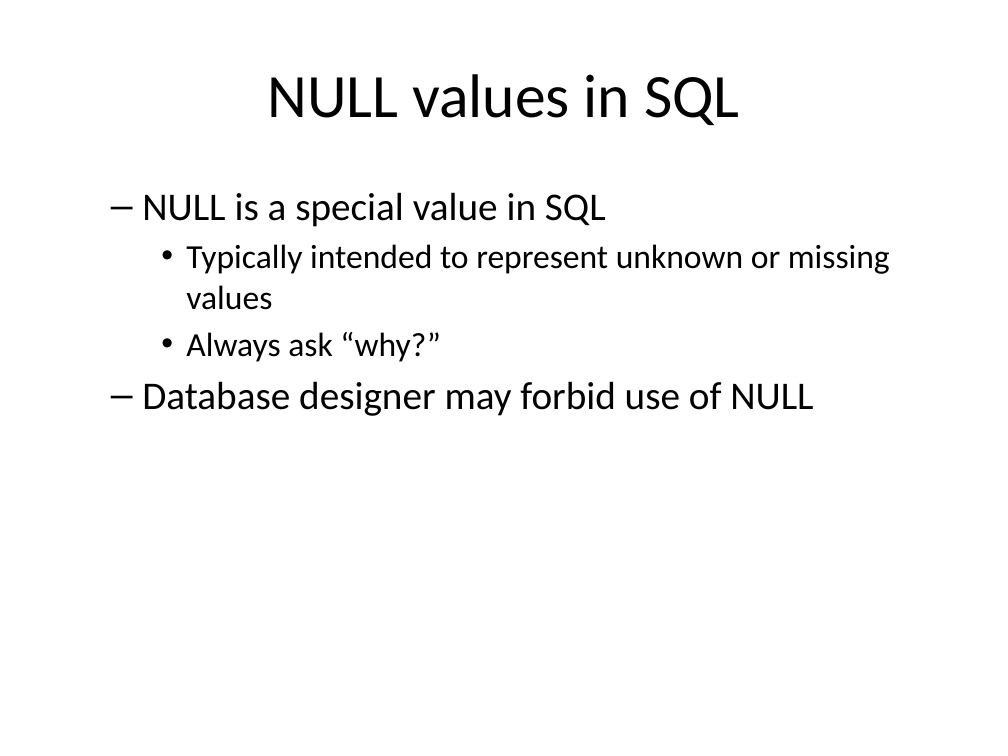
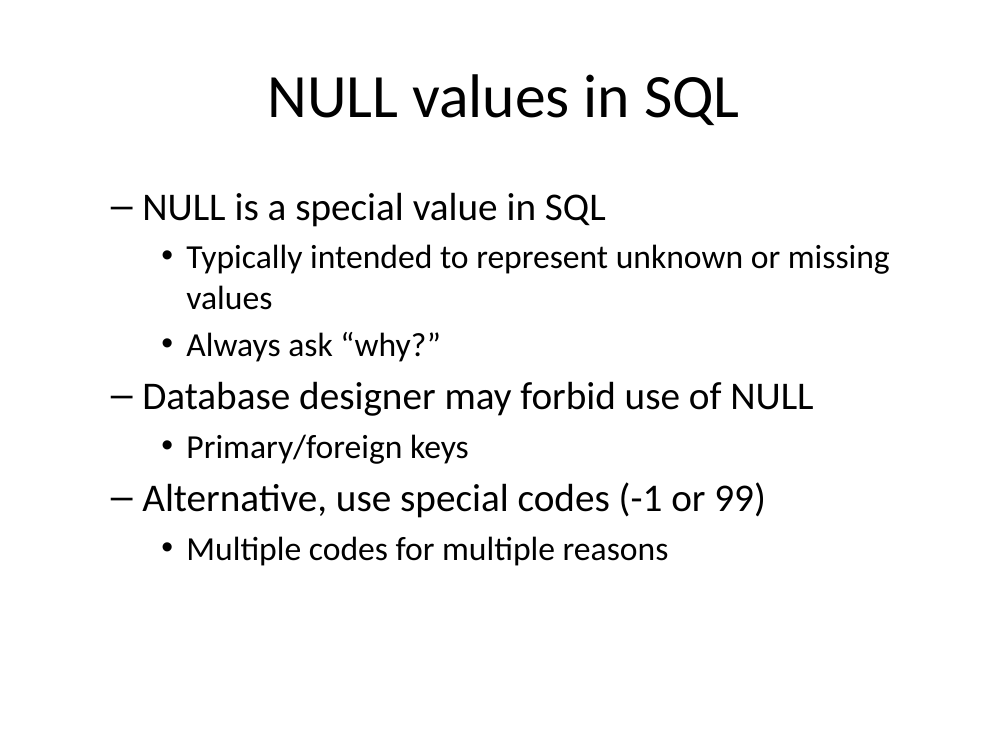
Before and after one commit to pmean/introduction-to-sql, a slide deck: slide 2 of src/null-values.pptx. Drawn at 1008x756 pixels with LibreOffice and Linux fonts; fonts in the diff are those of the drawing. Boxes give left, top, right and bottom in pixels: in the first picture for what was removed or moved away, otherwise in the second. Text is boxed around its words. In the diff, an @@ line names an element or a change of style, - is before the commit and + after.

```diff
--- a/src/null-values.pptx
+++ b/src/null-values.pptx
@@ text at (142,434,766,566): paragraphs added @@
+    • Primary/foreign keys
+  – Alternative, use special codes (-1 or 99)
+    • Multiple codes for multiple reasons
```
Also in this commit, not shown: 1 other slide changed, 15 slides added, 2 other files.
